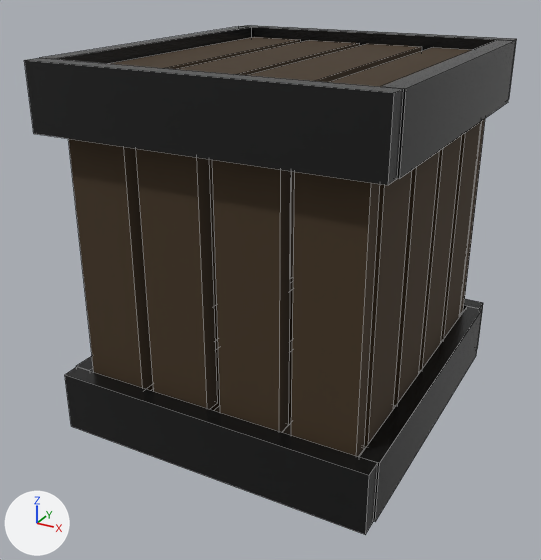
What one commit did to the FBX model Project-Maximus/Art Assets/Low Poly Crate Place Holder.fbx.
The view is the same before and after, from a 50 mm lens placed at (1.63, -3.24, 2.24), pointed at (0.02, -0.3, 0.77). The lights are fixed; the arrows at lower left show +X, +Y and +Z. Mesh edges are drawn as thin lines. Where no turn or scale is listed for an object, it has been applied to the vertices.
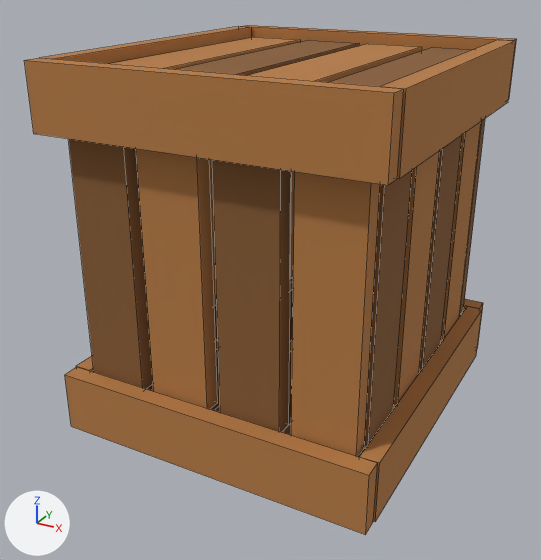
Edits to the bpy script that builds the scene:
```text
Add mat_dark_wood_final:
    mat_dark_wood_final = principled_material('Dark Wood Final')
    mat_dark_wood_final.base_color = (0.246, 0.107, 0.0329)  # brown #885c33
    mat_dark_wood_final.roughness = 1.0
Add mat_light_wood_final:
    mat_light_wood_final = principled_material('Light Wood Final')
    mat_light_wood_final.base_color = (0.467, 0.199, 0.0578)  # orange #b67b44
    mat_light_wood_final.roughness = 1.0
Change me_cube_037:
    where me_cube_037.from_pydata(...)  # 256 vertices, 192 faces; spans x -0.77..0.77, y -0.87..0.87, z -0.9..0.82
    used by ob_cube_016; location = (0.082, -0.163, 1.024)
    me_cube_037 part 1: 52 of the faces centred in x -0.68..0.68, y -0.77..0.78, z 0.01..0.77 switch from mat_wood (brown #41311c) to mat_light_wood_final (orange #b67b44)
    me_cube_037 part 2: 52 of the faces centred in x -0.68..0.68, y -0.77..0.78, z 0.01..0.77 switch from mat_wood (brown #41311c) to mat_dark_wood_final (brown #885c33)
    me_cube_037 part 3: 26 of the faces centred in x -0.66..0.64, y -0.76..0.76, z -0.74..-0.64 switch from mat_wood (brown #41311c) to mat_dark_wood_final (brown #885c33)
    me_cube_037 part 4: all 48 faces that had it switch from mat_metal (black #1b1b1b) to mat_light_wood_final (orange #b67b44)
```

Boxes [x1, y1, x2, y2] around the edits, measured in the pictures (541 x 560 px):
part 1 of me_cube_037, recoloured: [111, 37, 482, 457] in both
part 2 of me_cube_037, recoloured: [69, 40, 485, 447] in both
part 3 of me_cube_037, recoloured (grey to brown): [146, 277, 293, 435] in both
part 4 of me_cube_037, recoloured (black to brown): [24, 25, 517, 535] in both
